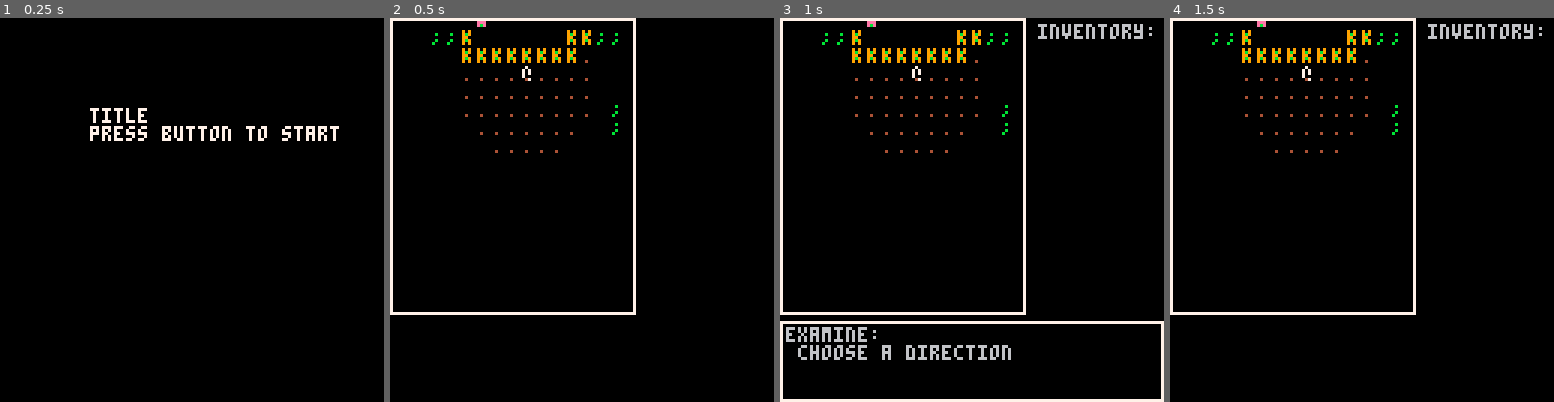
Above: before the commit, frames 1-4 (left to right).
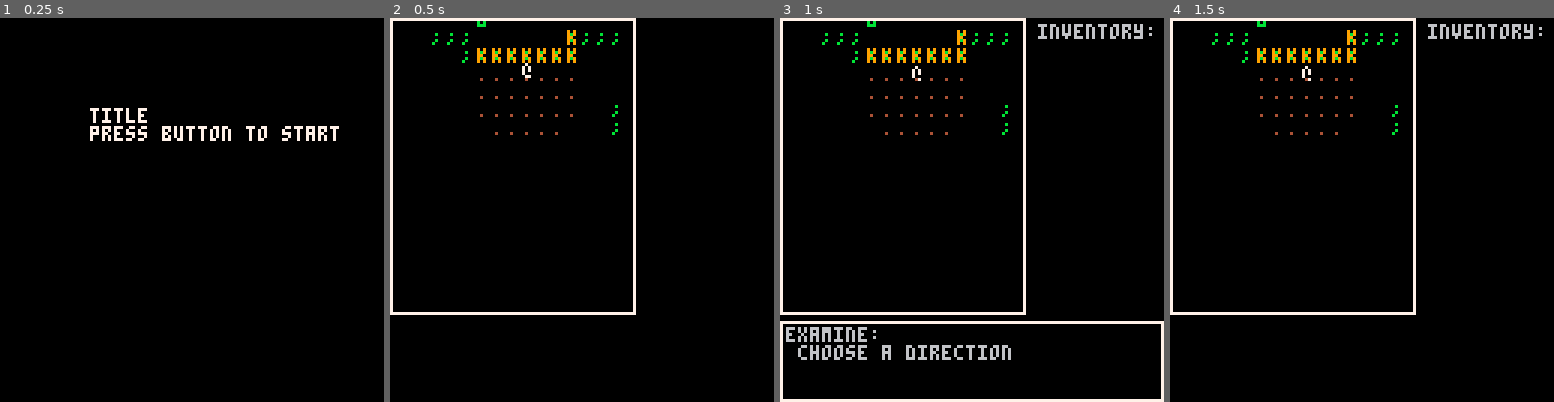
Above: after the commit, the same moments.

Repository: arnodick/castle
Game: PICO-8 cartridge castle.p8
The game is run twice, just before and just after one commit, with the same random seed, the same clock (stepped at 60 frames per second) and the same inputs.
Inputs:
- Up to frame 1 (0.25 s): no input
- Up to frame 2 (0.5 s): tap X (X key) at 0.33 s
- Up to frame 3 (1 s): tap O (Z key) at 0.7 s
- Up to frame 4 (1.5 s): tap X (X key) at 1.07 s

Frame 1 is identical in both runs. In frame 2, 0.4% of the frame differs, in the area x 18-53%, y 0-36%; in frame 3, 0.3%; in frame 4, 0.3%.

Commit message:
music and stuff!

Diff:
--- a/castle.p8
+++ b/castle.p8
@@ -416,8 +416,8 @@
 	a.t=t
 	a.x=x
 	a.y=y
-	a.secx=flr(a.x/rooms[level].sector_s)*rooms[level].sector_s*cellw
-	a.secy=flr(a.y/rooms[level].sector_s)*rooms[level].sector_s*cellh
+--	a.secx=flr(a.x/rooms[level].sector_s)*rooms[level].sector_s*cellw
+--	a.secy=flr(a.y/rooms[level].sector_s)*rooms[level].sector_s*cellh
 	a.shakex=0
 	a.shakey=0
 	if a.t==5 then
@@ -462,7 +462,7 @@
 		if actortypes[a.t][level+1].ch2!=nil then
 			print(actortypes[a.t][level+1].ch2,a.x*cellw+a.shakex+camoffx+2,a.y*cellh+a.shakey+camoffy+2,actortypes[2][level+1].c2)
 		end
-	if comparedistance(a,p)<5 then
+	if comparedistance(a,p)<4 then
 	--if flr(a.x/8)==flr(p.x/8) then
 		--if flr(a.y/8)==flr(p.y/8) then
 	--if a.secx==cam[1] then
@@ -481,9 +481,9 @@
 	end
 	else
 		if actortypes[a.t][level+1].ch2!=nil then
-			print(actortypes[a.t][level+1].ch2,a.x*cellw+a.shakex+camoffx,a.y*cellh+a.shakey+camoffy,actortypes[2][level+1].c2)
-		end
-			print(actortypes[a.t][level+1].ch,a.x*cellw+a.shakex+camoffx,a.y*cellh+a.shakey+camoffy,actortypes[a.t][level+1].c)
+			print(actortypes[a.t][level+1].ch2,a.x*cellw+a.shakex+camoffx+2,a.y*cellh+a.shakey+camoffy+2,actortypes[2][level+1].c2)
+		end
+			print(actortypes[a.t][level+1].ch,a.x*cellw+a.shakex+camoffx+2,a.y*cellh+a.shakey+camoffy+2,actortypes[a.t][level+1].c)
 	end
 
 end
@@ -651,6 +651,7 @@
 					if t==p then
 						players[1]=nil
 						p=nil
+						sfx(21)
 					end
 					del(actors,t)
 					del(actors.creatures,t)
@@ -671,8 +672,8 @@
 			room[a.x][a.y]=0
 			a.x+=dire[1] a.y+=dire[2]
 			room[a.x][a.y]=a.t
-			a.secx=flr(a.x/rooms[level].sector_s)*rooms[level].sector_s*cellw
-			a.secy=flr(a.y/rooms[level].sector_s)*rooms[level].sector_s*cellh
+--			a.secx=flr(a.x/rooms[level].sector_s)*rooms[level].sector_s*cellw
+--			a.secy=flr(a.y/rooms[level].sector_s)*rooms[level].sector_s*cellh
 		elseif cell==2 or cell==9 then
 			moveactor(a,2^flr(rnd(4)))
 		else
@@ -946,8 +947,10 @@
 	reset()
 
 	if s==0 then
+		music(0)
 	end
 	if s==1 then
+		music(-1)
 		rltns_c=4
 		actortypes_i(level,rltns_c)
 		rooms_i(16,4)
@@ -975,28 +978,31 @@
 	elseif s==1 then
 		if not menus[1].control and not menus[2].control then
 			if p!=nil then
-			if btnp(5) then
-				if p.inventory[1]!=nil then
-				menus[2].control=not menus[2].control
+				if btnp(5) then
+					if p.inventory[1]!=nil then
+						menus[2].control=not menus[2].control
+					end
+				elseif btnp(4) then
+					menus[1].control=not menus[1].control
+				elseif btnp()>0 then
+				--if timer%4==0 then
+					local dire=actoroob(p,direction(btnp()))
+					local cell=room[p.x+dire[1]][p.y+dire[2]]
+					if cell!=2 and cell!=9 then
+						taketurn()
+					else
+						sfx(3)
+						for b=1,2 do
+							if dire[b]!=0 then p.attackdir=b end
+						end
+						p.attack=6
+					end
 				end
-			elseif btnp(4) then
-				menus[1].control=not menus[1].control
-			elseif btnp()>0 then
-			--if timer%4==0 then
-				local dire=actoroob(p,direction(btnp()))
-				local cell=room[p.x+dire[1]][p.y+dire[2]]
-				if cell!=2 and cell!=9 then
-					taketurn()
-				else
-					sfx(3)
-					for b=1,2 do
-						if dire[b]!=0 then p.attackdir=b end
-					end
-					p.attack=6
-				end
-			end
-			elseif btnp()>0 then
+			elseif btnp()>8 then
 			 state=0 state_i(state)
+			else
+				taketurn()
+				--if timer%4==0 then taketurn() end
 			end
 			foreach(actors.creatures,shakeactor)
 			if p!=nil then
@@ -1125,37 +1131,37 @@
 00000000000000000000000000000000000000000000000000000000000000000000000000000000000000000000000000000000000000000000000000000000
 00000000000000000000000000000000000000000000000000000000000000000000000000000000000000000000000000000000000000000000000000000000
 00000000000000000000000000000000000000000000000000000000000000000000000000000000000000000000000000000000000000000000000000000000
-00000000000000000000000000000000a0a0a0a0a0a0a0a0a0a0a0a0a0a0a0a0a00000000000000020000000a000000020200000000000000000000000000000
+00000000000000000000000000000000a0a0a0a0a0a0a0a0a0a0a0a0a0a0a0a0a00000000000000020000000a000000000000000000000000000000000000000
 20202020202020202020202020a0202020202020a02020202020202020a02020a0a0a0a0a000a0a0a0a0a000a0a0a0a00000000000000000a000000000000000
-00000000000000000000000000000000a020a020a020a020a020a020a020a020a0a0000000000020200000a0a0000000a0200000000000000000000000000000
+00000000000000000000000000000000a020a020a020a020a020a020a020a020a0a0000000000020200000a0a000000000202020202020202020202020202000
 20200000000000a0a0a0a0a020a0a020a0a0a020a0a0a0a0a0a0a02020a02020a0000000a0000000a000a0a0a000a0a000000000000000a0a000000000000000
-00000000000000000000000000000000a0a0a0a0a0a0a0a0a0a0a0a0a0a0a0a000a0a0000000202000a0a0a000002020a0200000000000000000000000000000
+00000000000000000000000000000000a0a0a0a0a0a0a0a0a0a0a0a0a0a0a0a000a0a0000000202000a0a0a00000202000200000000000000000000000002000
 20200000002020a0002020a0a020a020a020a020202020202020a02020a02020a0a0a0a0a0a0a0a0a000a00000a000a000000000000000a00000000000000000
-0000000000000000000000000000000020a020a020a020a020a020a020a020a00000a0a00000202000a0000000202000a0200000000000000000000000000000
+0000000000000000000000000000000020a020a020a020a020a020a020a020a00000a0a00000202000a000000020200000200000000000000000000000002000
 20000020002020a020000020a020a020a020a0a0a0a0a0a0a020a020a0a02020a0a0a00000a0a000a0a000000000a0a000000000000000a00000002020200000
-00a0a0a0a0a0a0a0a000000000000000a0a0a0a0a0a0a0a0a0a0a0a0a0a0a0a0000000a0a0000020a000002020000000a0200000000000000000000000000000
+00a0a0a0a0a0a0a0a000000000000000a0a0a0a0a0a0a0a0a0a0a0a0a0a0a0a0000000a0a0000020a00000202000000000200000000000000000000000002000
 2020202020a0a0a000000020a020a0a0a020a020202020202020a020a0202020a000a0000000a00000a000000000a0a000000000000000a000000020a0200000
-a0a0000000000000a0a0a00000000000a020a020a020a020a020a020a020a02000000000a0a000202020202000000000a0200000000000000000000000000000
+a0a0000000000000a0a0a00000000000a020a020a020a020a020a020a020a02000000000a0a00020202020200000000000200000000000000000000000002000
 0000000000a0202000000020a020a0202020a020a0a0a0a0a0a0a020a0a0a020a0a0a0000000a0a000a0a00000a0a0a000000000000000a0000000a0a0200000
-00000000000000000000a00000000000a0a0a0a0a0a0a0a0a0a0a0a0a0a0a0a00000000000a0a0002020000000000000a0200000000000000000000000000000
+00000000000000000000a00000000000a0a0a0a0a0a0a0a0a0a0a0a0a0a0a0a00000000000a0a000202000000000000000200000000000000000000000002000
 000000a0a0a0002000002020a020a020a0a0a020a0202020202020202020a020a0a0a0000000a000a0a0a0a0a0a000a0000000000000a0a000000020a0200000
-00000000000000a0a0a0a0000000000020a020a020a0a0a0a0a020a020a020a0000000000000a0a0a0a0a00000000000a0202020202020200000000000000000
+00000000000000a0a0a0a0000000000020a020a020a0a0a0a0a020a020a020a0000000000000a0a0a0a0a0000000000000202020202020200000000000002000
 a0a0a0a0000000200020a0a0a020a020a0202020a020202020a0a0a02020a020a000a0a0a0a0a0a0a0a000a000a0a0a00000000000a0a0a00000002020200000
-000000000000a0a00000000000000000a0a0a0a0a0a0a0a0a0a0a0a0a0a0a0a000000000002020200000a0a000000000a020a0a0a0a0a0200000000000000000
+000000000000a0a00000000000000000a0a0a0a0a0a0a0a0a0a0a0a0a0a0a0a000000000002020200000a0a0000000000020a0a0a0a0a0200000000000002000
 000000000000000020a0a0202020a020a0a0a020a0a0a0a0a0a020a02020a020a000a0a000a0000000a0a000a00000a0000000a0a0a000a0a000000000000000
-000000000000a0000000000000000000a020a020a020a0a0a020a020a020a020000000002000a0a0200000a000000000a020a0a0a0a0a0200000000000000000
+000000000000a0000000000000000000a020a020a020a0a0a020a020a020a020000000002000a0a0200000a0000000000020a0a0a0a0a0200000000000002000
 000020202000000000a0202020a0a0202020a020a0202020202020a02020a020a0a0a000a0a00000a0a0a0a0a0a0a0a0000000a000000000a000000000000000
-00000000a0a0a0000000000000000000a0a0a0a0a0a0a0a0a0a0a0a0a0a0a0a00000202000a0a02020000000a0000000a020a0a0a0a0a0200000000000000000
+00000000a0a0a0000000000000000000a0a0a0a0a0a0a0a0a0a0a0a0a0a0a0a00000202000a0a02020000000a00000000020a0a0a0a0a0200000000000002000
 202020200020202000a0202020a020202020a020a02020a0a0a020a0a0a0a0a0a0a0a0a0a0a0a0a0a0a00000a0a000a0000000a0a0000000a000000000000000
-000000a0a0000000000000000000000020a020a020a020a020a020a020a020a00020200000a0002000000000a0a00000a0202020a02020200000000000000000
+000000a0a0000000000000000000000020a020a020a020a020a020a020a020a00020200000a0002000000000a0a0000000202020a02020200000000000002000
 2000000000200000a0a0002020a0a02020a0a0a0a02020a020a0202020202020a0a000000000a000a00000000000a0a000000000a0a0a0a0a000000000000000
-000000a0000000000000000000000000a0a0a0a0a0a0a0a0a0a0a0a0a0a0a0a020200000a0a000200000000000a0a000a0200020a02000000000000000000000
+000000a0000000000000000000000000a0a0a0a0a0a0a0a0a0a0a0a0a0a0a0a020200000a0a000200000000000a0a00000200020a02000000000000000002000
 2000202020000000a00000002020a02020a02020a02020a0202020a0a0a02020a0a000000000a0a000a000000000a0a00000000000a0a0000000000000000000
-000000a0a00000000000a0a0a0a0a0a0a020a020a020a020a020a020a020a02000000000a0000020200000000000a0a0a0200020a02000000000000000000000
+000000a0a00000000000a0a0a0a0a0a0a020a020a020a020a020a020a020a02000000000a0000020200000000000a0a000200020a02000000000000000002000
 2000000000000000a0000000a0a0a02020a02020a0a020a0a0a020a020a02020a000000000a0a0a0a0a0000000a0a0a0000000000000a0a0a0a0a00000000000
-00000000a0a0a0a0a0a0a00000000000a0a0a0a0a0a0a0a0a0a0a0a0a0a0a0a000a0a0a0a00000002000000000000000a0200020a02000000000000000000000
+00000000a0a0a0a0a0a0a00000000000a0a0a0a0a0a0a0a0a0a0a0a0a0a0a0a000a0a0a0a0000000200000000000000000200020a02000000000000000002000
 20202000000000a0a0000000a0002000a0a0202020a0a0a020a0a0a020a0a020a000000000a0a000a000a0a0a0a000a000000000000000000000a0a000000000
-0000000000000000000000000000000020a020a020a020a020a020a020a020a0a0a0000000000000200000000000000020200000000000000000000000000000
+0000000000000000000000000000000020a020a020a020a020a020a020a020a0a0a0000000000000200000000000000020200020a02000000000000000002020
 20200000000000a000000000a00000202020202020202020202020202020a020a0a0a0a0a0a0a0a0a0a0a0a0a0a0a0a00000000000000000000000a0a0000000
 0000000000000000000000000000000020000000000000000000a000000000000000000000000000000000002020a0a000000000000000002000000000000000
 00000000000000000000a000000000000000000020a0200020a02000000000000000000000000000000000000000000000000000002000000000000000000000
Not shown, changed: the music (__music__) section of castle.p8
Not shown, changed: the sound effects (__sfx__) section of castle.p8
